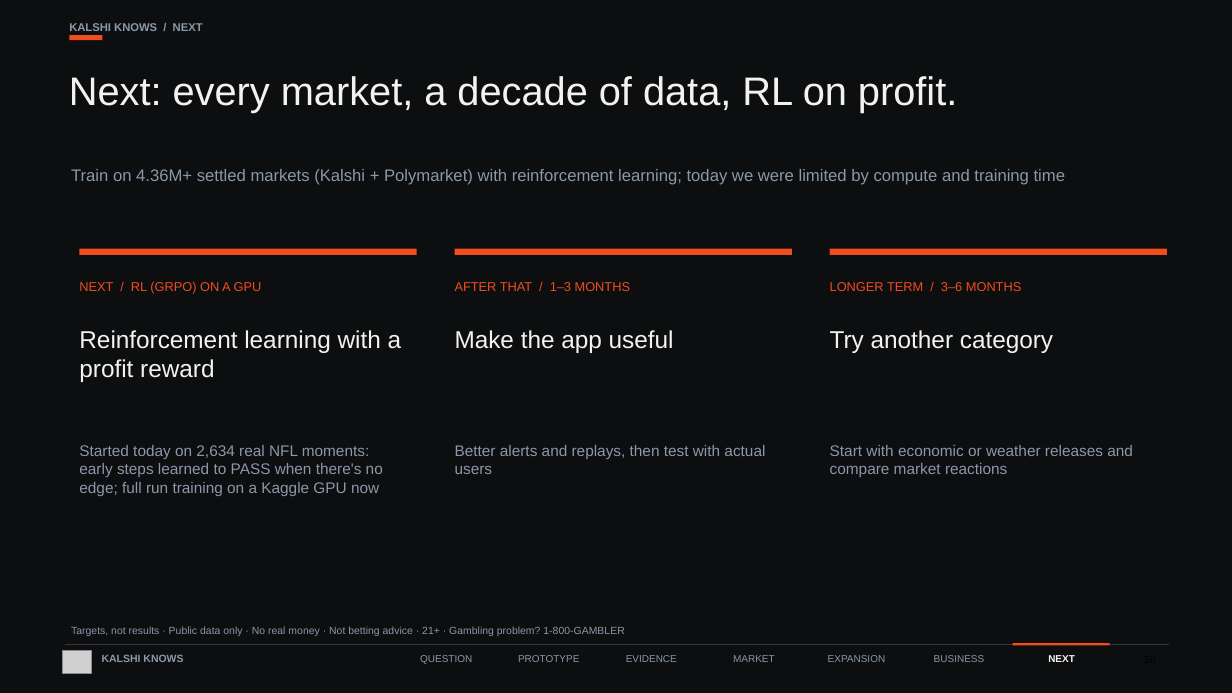
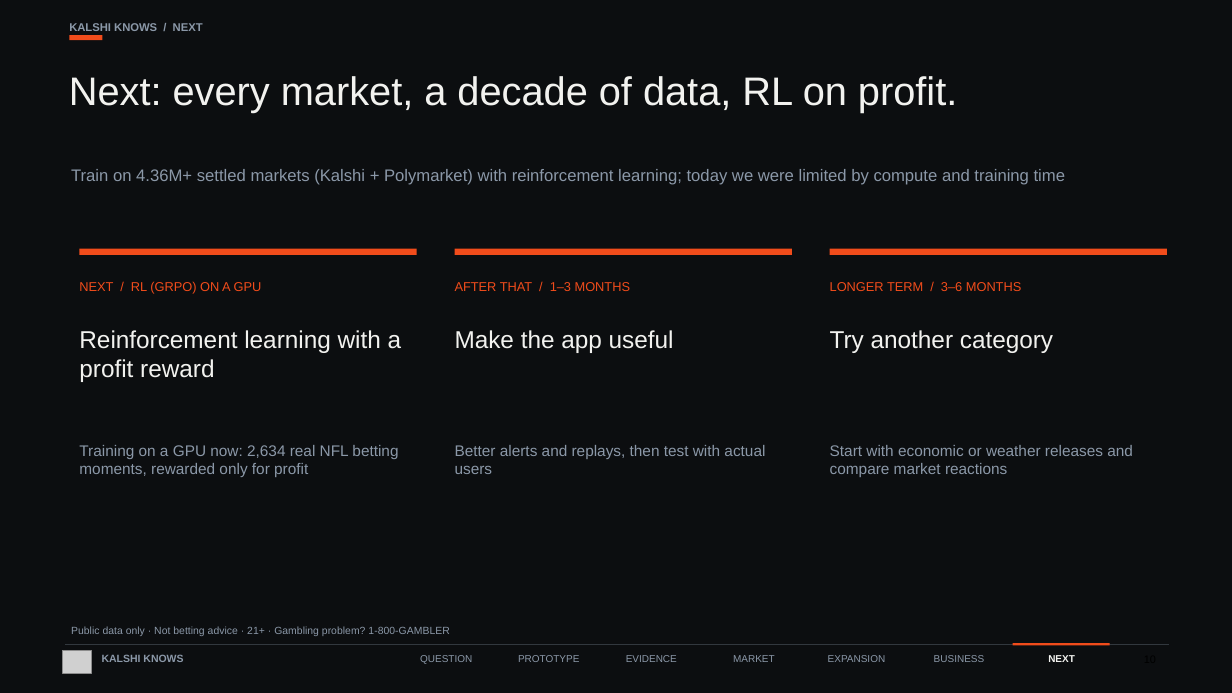
Before and after one commit to faisal-nabulsi/kalshi-knows, a slide deck: slide 10 of slides/Kalshi_Knows_FINAL.pptx. Drawn at 1232x693 pixels with LibreOffice and Linux fonts; fonts in the diff are those of the drawing; grey boxes stand for pictures. Boxes give left, top, right and bottom in pixels: in the first picture for what was removed or moved away, otherwise in the second. Text is boxed around its words. In the diff, an @@ line names an element or a change of style, - is before the commit and + after.

Commit message:
FINAL deck: lead with wins (+12% vs elite ~+5%), remove 72% and limitation footnotes, keep gambling disclaimer

```diff
--- a/slides/Kalshi_Knows_FINAL.pptx
+++ b/slides/Kalshi_Knows_FINAL.pptx
@@ text at [79, 445, 398, 477]: text changed @@
-Started today on 2,634 real NFL moments: early steps learned to PASS when there's no edge; full run training on a Kaggle GPU now
+Training on a GPU now: 2,634 real NFL betting moments, rewarded only for profit
@@ text at [71, 626, 449, 636]: text changed @@
-Targets, not results · Public data only · No real money · Not betting advice · 21+ · Gambling problem? 1-800-GAMBLER
+Public data only · Not betting advice · 21+ · Gambling problem? 1-800-GAMBLER
```
Also in this commit, not shown: 3 other slides changed.
